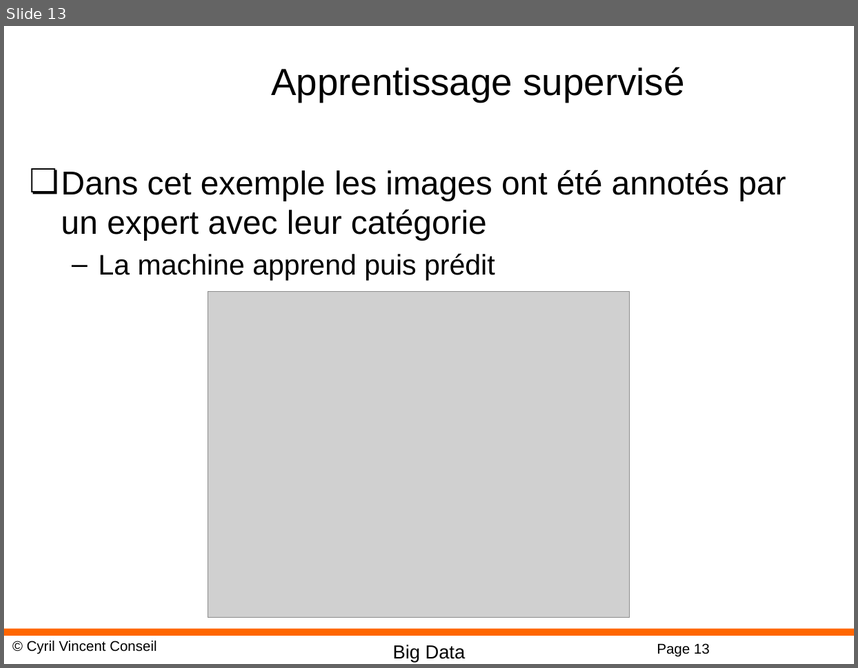
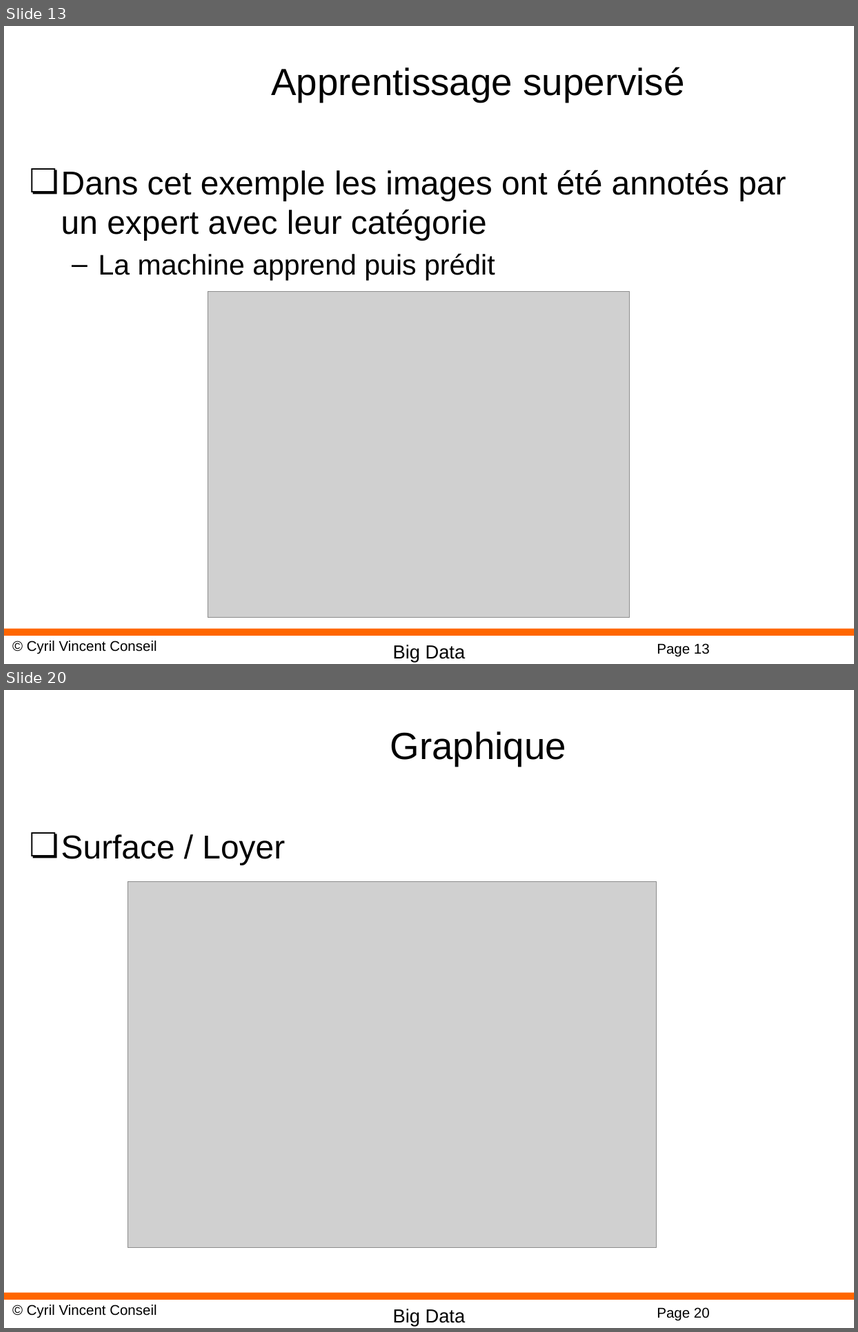
Before and after one commit to cyrilvincent/bigdata, a slide deck: ppt/BigData01-Intro.pptx. Shown one above the other, each under a label of ours: slide 13 before the commit, slides 13 and 20 after it; the slides between them are not shown. The pictures are 858x668 and 858x1332 pixels, drawn with LibreOffice and Linux fonts; fonts in the diff are those of the drawing; grey boxes stand for pictures; background and template pictures are left out. Boxes give left, top, right and bottom in pixels: in the first picture for what was removed or moved away, otherwise in the second. Text is boxed around its words. In the diff, an @@ line names an element or a change of style, - is before the commit and + after.

```diff
--- a/ppt/BigData01-Intro.pptx
+++ b/ppt/BigData01-Intro.pptx
@@ slide 20 added at (4, 690, 854, 1328), background #FFFFFF; not listed: 4 template elements that a slide beside it also shows @@
@@ title added at (390, 731, 566, 766), 32 pt, text #000000 @@
+Graphique
@@ text added at (61, 834, 285, 865), 28 pt, text #000000 @@
+❏ Surface / Loyer
@@ picture added at (128, 881, 657, 1247) @@
```
Also in this commit, not shown: 23 other slides added, 22 other files.
